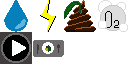
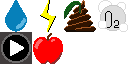
Layer changes from the first 128x64 image to the second:
painted on "Arrière-plan" over <box>4,18,64,64</box>
